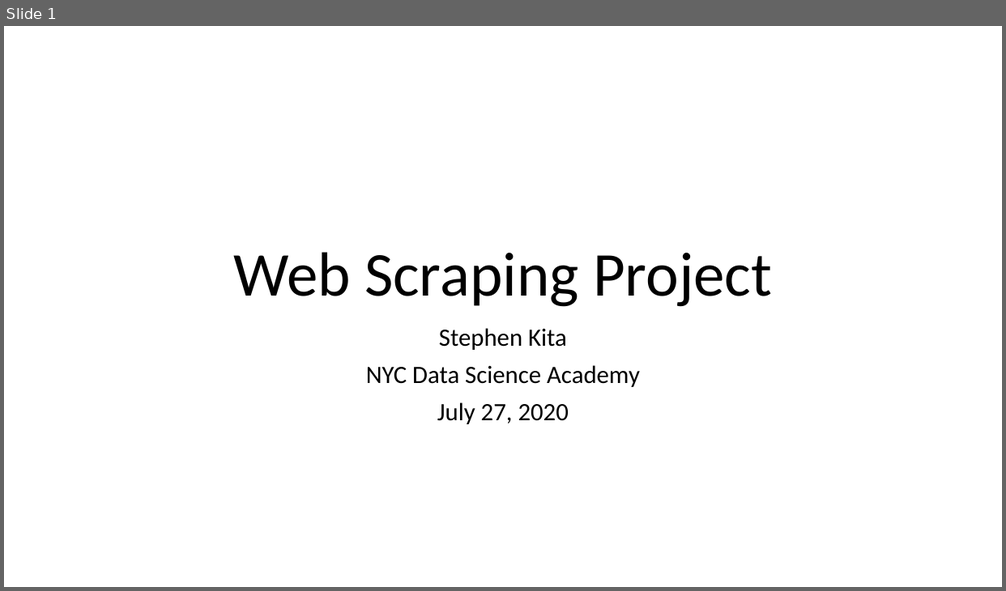
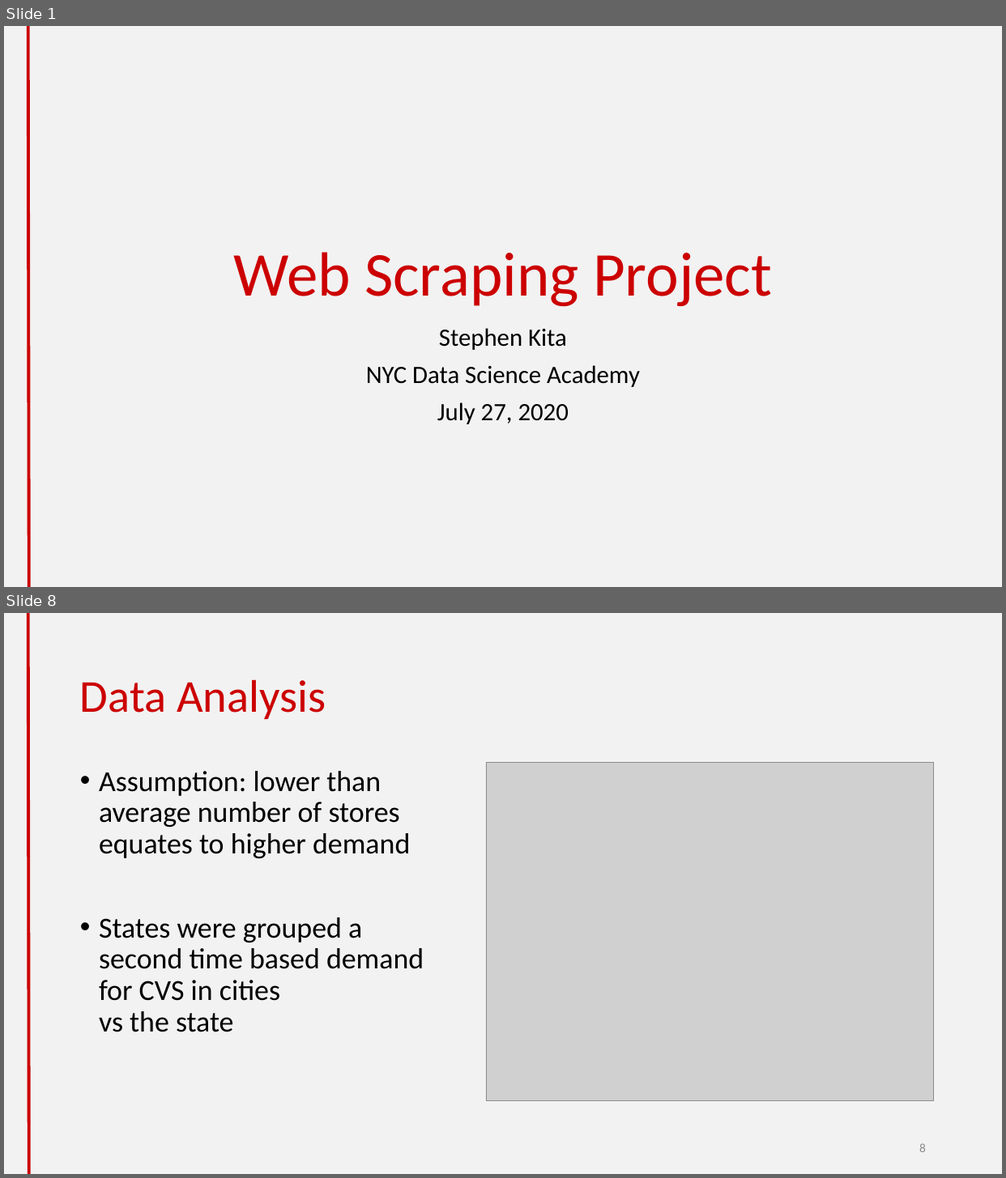
Before and after one commit to cheetahskita/dsa-projects, a slide deck: 1-web-scraping/Web Scraping Project.pptx. Shown one above the other, each under a label of ours: slide 1 before the commit, slides 1 and 8 after it; the slides between them are not shown. The pictures are 1006x591 and 1006x1178 pixels, drawn with LibreOffice and Linux fonts; fonts in the diff are those of the drawing; grey boxes stand for pictures. Boxes give left, top, right and bottom in pixels: in the first picture for what was removed or moved away, otherwise in the second. Text is boxed around its words. In the diff, an @@ line names an element or a change of style, - is before the commit and + after.

Commit message:
final draft of project

```diff
--- a/1-web-scraping/Web Scraping Project.pptx
+++ b/1-web-scraping/Web Scraping Project.pptx
@@ slide 8 added at box(4, 613, 1002, 1174), background #F2F2F2; not listed: 1 template element that a slide beside it also shows @@
@@ title added at box(80, 679, 326, 719), 44 pt, text #CC0000 @@
+Data Analysis
@@ text added at box(99, 771, 424, 1033), 28 pt, text #000000 @@
+• Assumption: lower than average number of stores equates to higher demand
+• States were grouped a second time based demand for CVS in cities
+  vs the state
@@ picture added at box(486, 763, 934, 1101) @@
@@ page number added at box(919, 1144, 926, 1152), 12 pt, text #8C8C8C @@
+8
@@ slide 1 changed as well @@
@@ background #FFFFFF to #F2F2F2 @@
@@ line added from (28, 26) to (28, 587), #CC0000 3 pt @@
@@ title "Web Scraping Project" at box(233, 252, 772, 307): text colour #000000 to #CC0000 @@
```
Also in this commit, not shown: 4 other slides changed, 6 other slides added, 6 slides removed, 13 other files.
